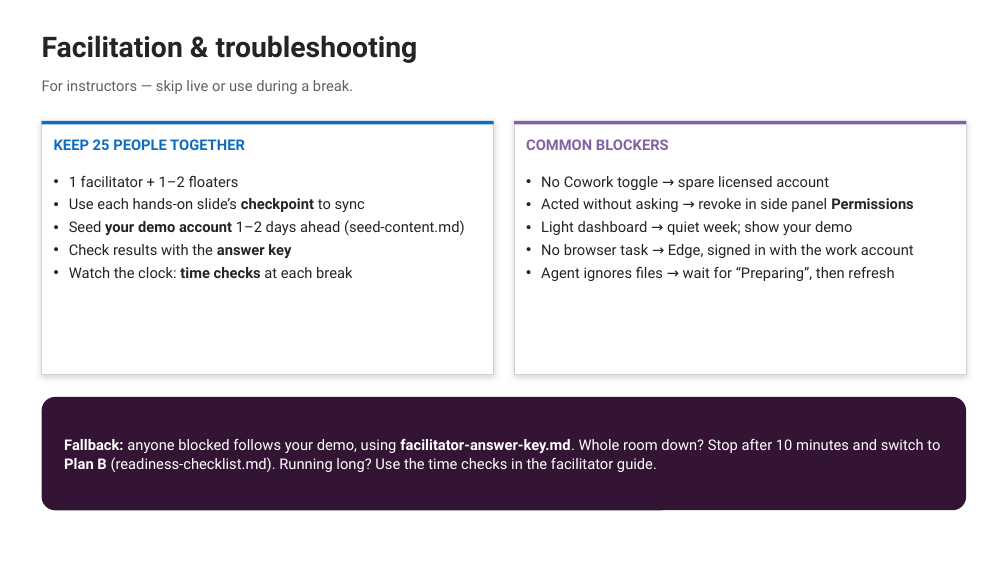
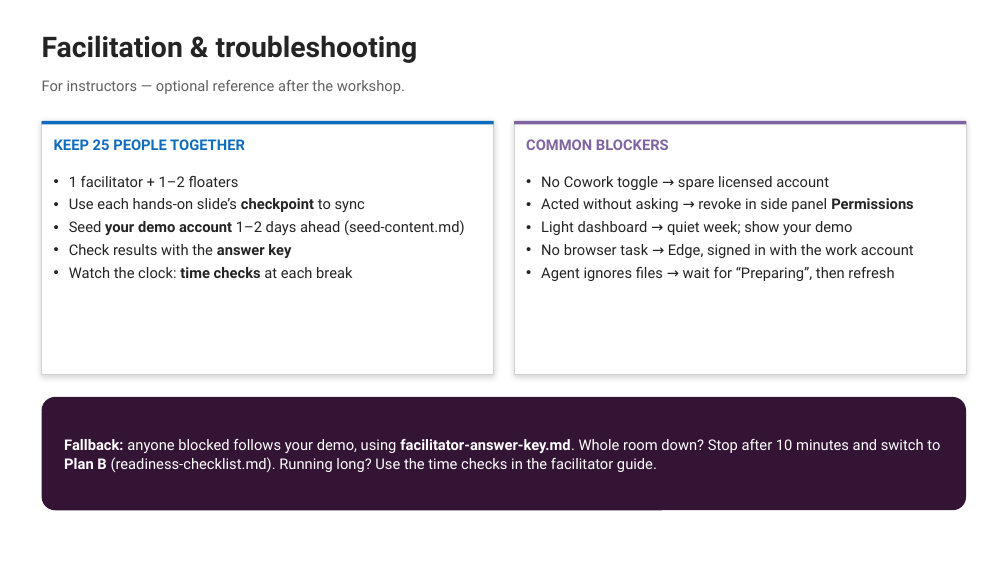
Before and after one commit to ragage/ai_hr_cowork_workshop, a slide deck: slide 53 of instructor/instructor-deck.pptx (slide 49 before the commit). Drawn at 1008x567 pixels with LibreOffice and Linux fonts; fonts in the diff are those of the drawing. Boxes give left, top, right and bottom in pixels: in the first picture for what was removed or moved away, otherwise in the second. Text is boxed around its words. In the diff, an @@ line names an element or a change of style, - is before the commit and + after.

```diff
--- a/instructor/instructor-deck.pptx
+++ b/instructor/instructor-deck.pptx
@@ text at [42, 80, 405, 94]: text changed @@
-For instructors — skip live or use during a break.
+For instructors — optional reference after the workshop.
```
Also in this commit, not shown: 3 other files.
